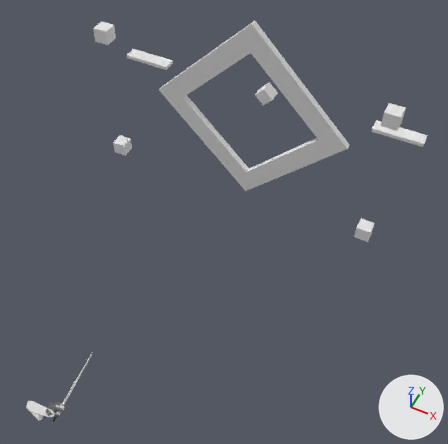
One commit to the Blender file ProtoLongswordRig.blend: the scene before it, then after it.
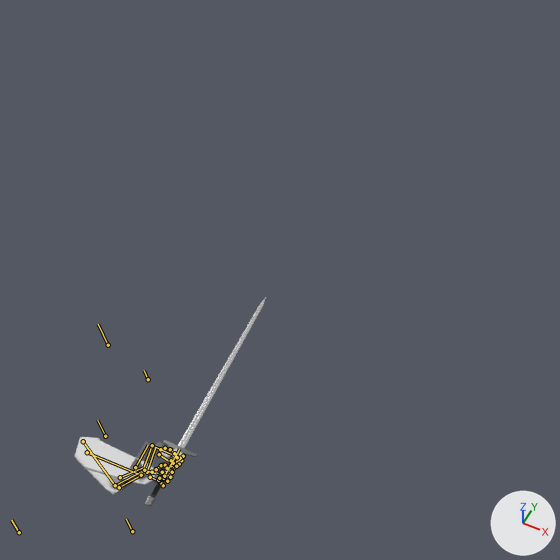
Each version appears first whole from a 50 mm camera at (28.0, -16.1, 55.7) aimed at (5.5, 29.0, -0.6), and next in a close-up on the part from 0% to 44% of the width and 56% to 100% of the height. Every picture has the same lights, and +X, +Y and +Z are marked at lower right. Both versions are drawn at frame 18 of the action 'Swing1'; the numbers are the values there. The bones that bend it are drawn over the model as lines in the close-ups.

Names of what the first close-up shows: 'Longsword', 'ProtoHandsModel'.
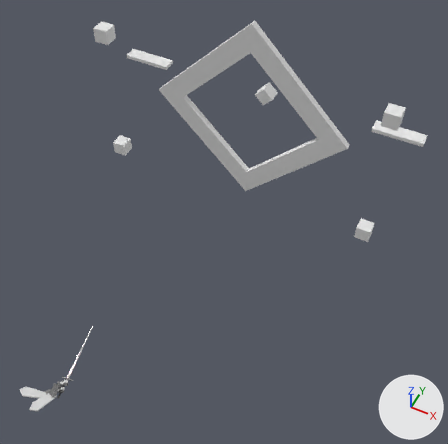
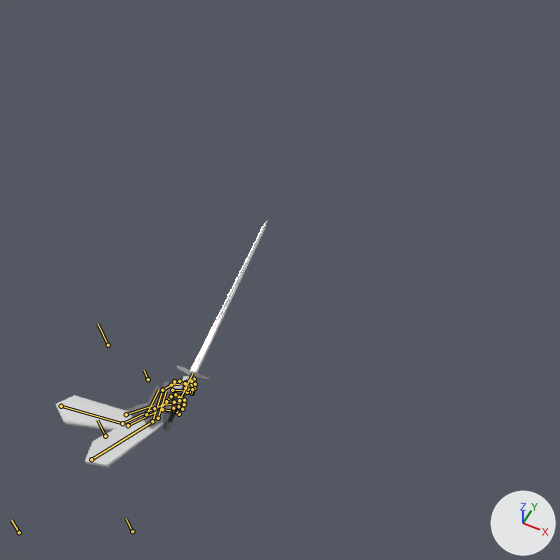
What the commit changed:
Bone 'Arm.L' (bone_arm_l) moves from (-1.36, -2.03, -1.94) to (-0.39, -1.5, -0.97).
Bone 'Hand.L' (bone_hand_l) turns from (0, 0, 0) to (22, 3, -6) degrees about its own x, y and z.
Bone 'Arm.R' (bone_arm_r) moves from (-0.11, -2.5, 0.47) to (-0.39, -2.68, 0.92).
Bone 'Hand.R' (bone_hand_r) turns from (-1, 0, -14) to (30, 15, -3) degrees about its own x, y and z.
Bone 'Thumb1.R' (bone_thumb1_r) turns from (16, 3, -34) to (34, 3, -34) degrees about its own x, y and z.
Bone 'Thumb2.R' (bone_thumb2_r) turns from (33, 0, 0) to (33, 3, -4) degrees about its own x, y and z.
Bone 'IKTarget.L' (bone_iktarget_l) moves from (-2.41, 1.35, -2.61) to (-2.93, 1.41, -2.67).
Bone 'IKTarget.L' (bone_iktarget_l) turns from (-71, -63, 73) to (-107, -63, 73) degrees about its own x, y and z.
Bone 'IKTarget.R' (bone_iktarget_r) moves from (1.86, 1.34, 0.65) to (2.47, 1.56, 0.66).
Bone 'IKTarget.R' (bone_iktarget_r) turns from (0, 86, 0) to (-58, 86, 0) degrees about its own x, y and z.
Bone 'Weapon' (bone_weapon) moves from (1.86, -1.77, 0.9) to (0.85, -1.38, -1.46).
Bone 'Weapon' (bone_weapon) turns from (-85, -4, 81) to (-81, -9, 80) degrees about its own x, y and z.

Boxes [x1, y1, x2, y2] around the edits, measured in the close-ups (560 x 560 px):
'ProtoHandsModel', posed (28% wider, 59% taller)
    before: [75, 437, 185, 494]
    after: [55, 376, 196, 467]
'Longsword', posed (14% narrower)
    before: [145, 297, 266, 506]
    after: [163, 221, 267, 431]
bone 'Arm.L', root to tip
    before: (83, 441) to (115, 485)
    after: (61, 406) to (122, 423)
bone 'Hand.L', root to tip
    before: (152, 472) to (168, 475)
    after: (162, 405) to (181, 403)
bone 'Arm.R', root to tip
    before: (87, 452) to (141, 475)
    after: (91, 459) to (152, 421)
bone 'Hand.R', root to tip
    before: (160, 449) to (179, 457)
    after: (171, 385) to (191, 382)
bone 'Thumb1.R', root to tip
    before: (165, 448) to (170, 449)
    after: (174, 381) to (179, 381)
bone 'Thumb2.R', root to tip
    before: (170, 449) to (174, 453)
    after: (179, 381) to (185, 383)
bone 'IKTarget.L', root to tip
    before: (144, 470) to (155, 473)
    after: (154, 408) to (167, 403)
bone 'IKTarget.R', root to tip
    before: (152, 445) to (165, 451)
    after: (162, 390) to (175, 382)
bone 'Weapon', root to tip
    before: (164, 476) to (179, 449)
    after: (179, 400) to (192, 373)
